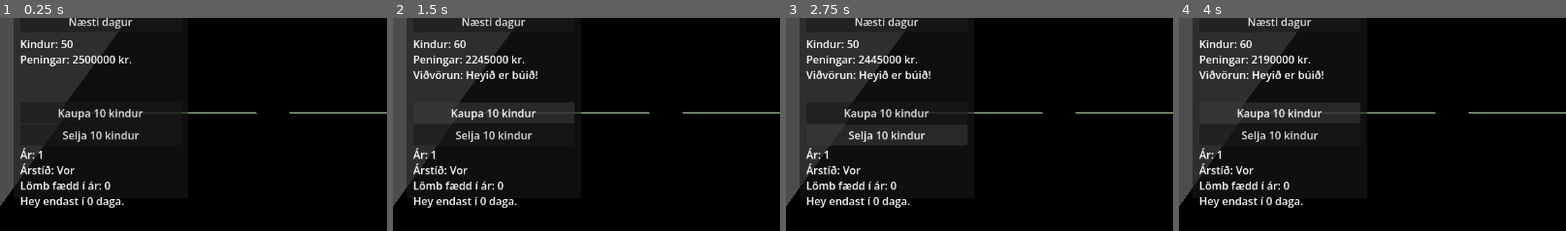
Above: before the commit, frames 1-4 (left to right).
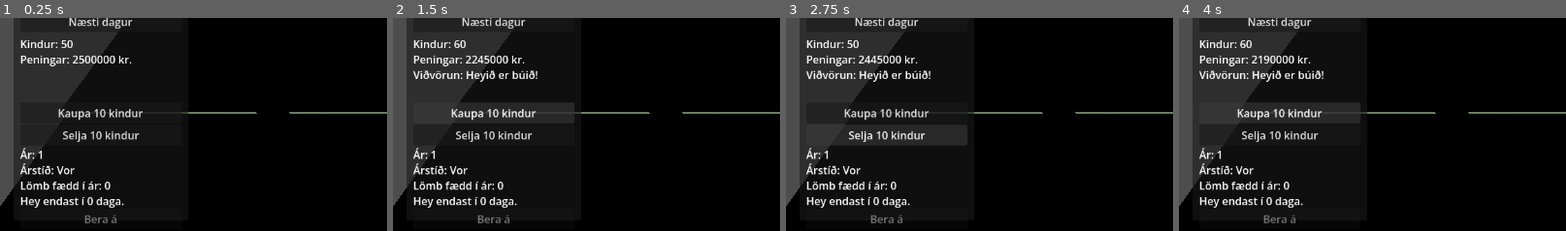
Above: after the commit, the same moments.

Repository: robertmarvin72/Bondinn
Game: Godot game, scene res://world.tscn
The game is run twice, just before and just after one commit, with the same random seed, the same clock (stepped at 60 frames per second) and the same inputs.
Inputs:
- Up to frame 1 (0.25 s): no input
- Up to frame 2 (1.5 s): click "Næsti dagur" at 0.5 s; click "Kaupa 10 kindur" at 1.25 s
- Up to frame 3 (2.75 s): click "Selja 10 kindur" at 2 s
- Up to frame 4 (4 s): click "Næsti dagur" at 2.75 s; click "Kaupa 10 kindur" at 3.5 s
The pictures show only the part of the screen within x 0-50%, y 36-86%; the shares and areas given below are measured in that part.

The runs differ from the first frame. In frame 1, 0.2% of the frame differs, in the area x 21-31%, y 92-97%; in frame 2, 0.2%; in frame 3, 0.2%; in frame 4, 0.2%.

Commit message:
Fertilizer

Diff:
--- a/field-holar.gd
+++ b/field-holar.gd
@@ -4,6 +4,14 @@
 @export var grass_level: int = 100
 @export var fertility: int = 70
 @export var harvested: bool = false
+@export var fertilized_this_year: bool = false
+
+func fertilize() -> bool:
+	if fertilized_this_year:
+		return false
+	fertility = min(fertility + 10, 100)
+	fertilized_this_year = true
+	return true
 
 func get_field_info() -> String:
 	return field_name + "\nGras: " + str(grass_level) + "%\nFrjósemi: " + str(fertility) + "%"
--- a/field-myrin.gd
+++ b/field-myrin.gd
@@ -4,6 +4,14 @@
 @export var grass_level: int = 85
 @export var fertility: int = 60
 @export var harvested: bool = false
+@export var fertilized_this_year: bool = false
+
+func fertilize() -> bool:
+	if fertilized_this_year:
+		return false
+	fertility = min(fertility + 10, 100)
+	fertilized_this_year = true
+	return true
 
 func get_field_info() -> String:
 	return field_name + "\nGras: " + str(grass_level) + "%\nFrjósemi: " + str(fertility) + "%"
--- a/field-nyrda_tun.gd
+++ b/field-nyrda_tun.gd
@@ -4,6 +4,14 @@
 @export var grass_level: int = 100
 @export var fertility: int = 64
 @export var harvested: bool = false
+@export var fertilized_this_year: bool = false
+
+func fertilize() -> bool:
+	if fertilized_this_year:
+		return false
+	fertility = min(fertility + 10, 100)
+	fertilized_this_year = true
+	return true
 
 func get_field_info() -> String:
 	return field_name + "\nGras: " + str(grass_level) + "%\nFrjósemi: " + str(fertility) + "%"
--- a/field-sudur_tun.gd
+++ b/field-sudur_tun.gd
@@ -4,6 +4,14 @@
 @export var grass_level: int = 100
 @export var fertility: int = 82
 @export var harvested: bool = false
+@export var fertilized_this_year: bool = false
+
+func fertilize() -> bool:
+	if fertilized_this_year:
+		return false
+	fertility = min(fertility + 10, 100)
+	fertilized_this_year = true
+	return true
 
 func get_field_info() -> String:
 	return field_name + "\nGras: " + str(grass_level) + "%\nFrjósemi: " + str(fertility) + "%"
--- a/field.gd
+++ b/field.gd
@@ -4,6 +4,14 @@
 @export var grass_level: int = 100
 @export var fertility: int = 75
 @export var harvested: bool = false
+@export var fertilized_this_year: bool = false
+
+func fertilize() -> bool:
+	if fertilized_this_year:
+		return false
+	fertility = min(fertility + 10, 100)
+	fertilized_this_year = true
+	return true
 
 func harvest():
 	if harvested:
--- a/world.gd
+++ b/world.gd
@@ -38,6 +38,7 @@
 @onready var season_label: Label = $UI/FieldPanel/SeasonLabel
 @onready var lambs_label: Label = $UI/FieldPanel/LambsLabel
 @onready var hay_forecast_label: Label = $UI/FieldPanel/HayForecastLabel
+@onready var fertilize_button: Button = $UI/FieldPanel/FertilizeButton
 @onready var camera: Camera3D = $Camera3D
 
 func _get_effective_hay_rate() -> float:
@@ -96,6 +97,8 @@
 	season_label.text = "Árstíð: " + season
 	lambs_label.text = "Lömb fædd í ár: " + str(lambs_born_this_year)
 	hay_forecast_label.text = "Hey endast í 0 daga."
+	fertilize_button.pressed.connect(_on_fertilize_pressed)
+	fertilize_button.disabled = true
 	buy_sheep_button.pressed.connect(_on_buy_sheep_pressed)
 	sell_sheep_button.pressed.connect(_on_sell_sheep_pressed)
 	_update_sheep_buttons()
@@ -112,6 +115,7 @@
 			field_info.text = "Ekkert tún valið"
 			selected_field = null
 			harvest_button.disabled = true
+			fertilize_button.disabled = true
 			return
 
 		var clicked = result.collider
@@ -123,6 +127,7 @@
 			field_info.text = "Engin tún gögn fundust"
 			selected_field = null
 			harvest_button.disabled = true
+			fertilize_button.disabled = true
 			return
 
 		selected_field = field
@@ -146,6 +151,9 @@
 		year += 1
 		lambing_completed = false
 		lambs_born_this_year = 0
+		for child in get_children():
+			if child.has_method("get_field_info"):
+				child.fertilized_this_year = false
 	season = _get_season()
 	var lambing_message: String = ""
 	if day_count == 1 and not lambing_completed:
@@ -216,7 +224,21 @@
 	money_label.text = "Peningar: " + str(money) + " kr."
 	_update_sheep_buttons()
 
+func _on_fertilize_pressed() -> void:
+	if selected_field == null:
+		return
+	if season == "Haust" or season == "Vetur":
+		warning_label.text = "Ekki er hægt að bera á á þessum árstíma."
+		return
+	if not selected_field.fertilize():
+		warning_label.text = "Þetta tún hefur þegar verið borið á í ár."
+		return
+	money -= 5000
+	money_label.text = "Peningar: " + str(money) + " kr."
+	_update_panel()
+
 func _update_panel():
 	field_info.text = selected_field.get_field_info()
 	harvest_button.disabled = selected_field.harvested or current_weather == Weather.STORM or season == "Vetur"
+	fertilize_button.disabled = selected_field.fertilized_this_year or season == "Haust" or season == "Vetur"
 	hay_label.text = "Hey í hlöðu: " + str(barn_hay) + " / " + str(barn_capacity)
--- a/world.tscn
+++ b/world.tscn
@@ -97,7 +97,7 @@
 offset_left = 20.0
 offset_top = 20.0
 offset_right = 280.0
-offset_bottom = 510.0
+offset_bottom = 543.0
 
 [node name="FieldInfo" type="Label" parent="UI/FieldPanel" unique_id=606631013]
 layout_mode = 0
@@ -220,3 +220,11 @@
 offset_right = 250.0
 offset_bottom = 502.0
 text = "Hey endast í 0 daga."
+
+[node name="FertilizeButton" type="Button" parent="UI/FieldPanel"]
+layout_mode = 0
+offset_left = 10.0
+offset_top = 505.0
+offset_right = 250.0
+offset_bottom = 535.0
+text = "Bera á"
